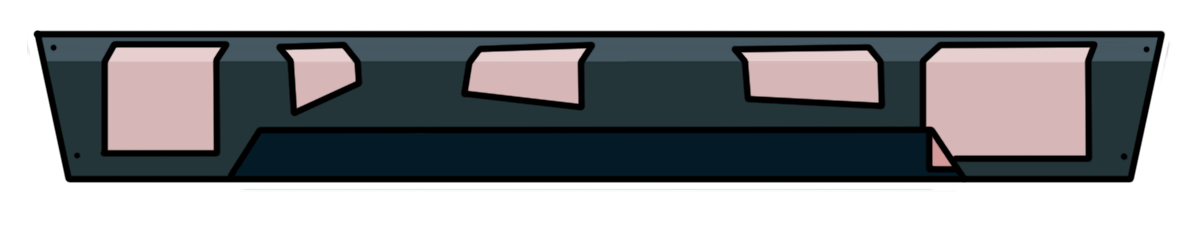
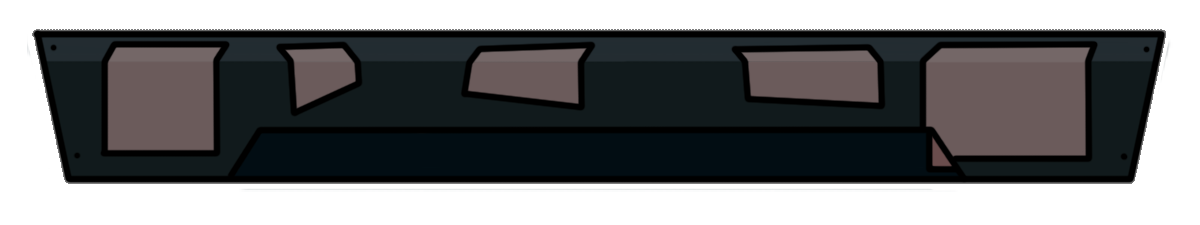
Revision of a layered 1200x225 image; what changed, layer by layer:
added layer "Layer 2" above "Layer 1" over left=32, top=29, right=1166, bottom=184
